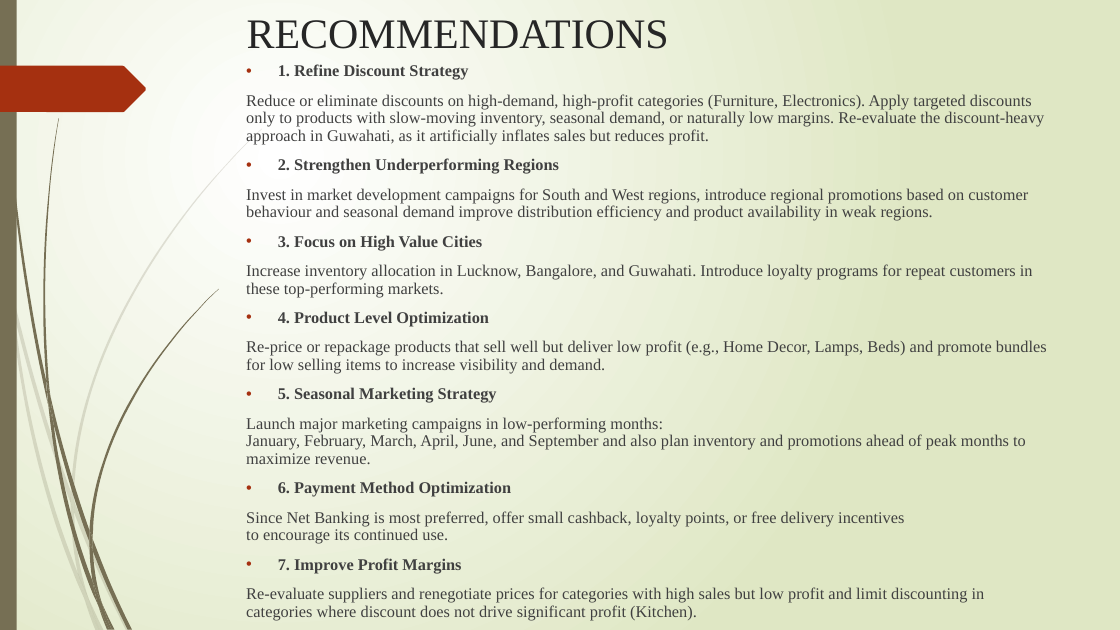
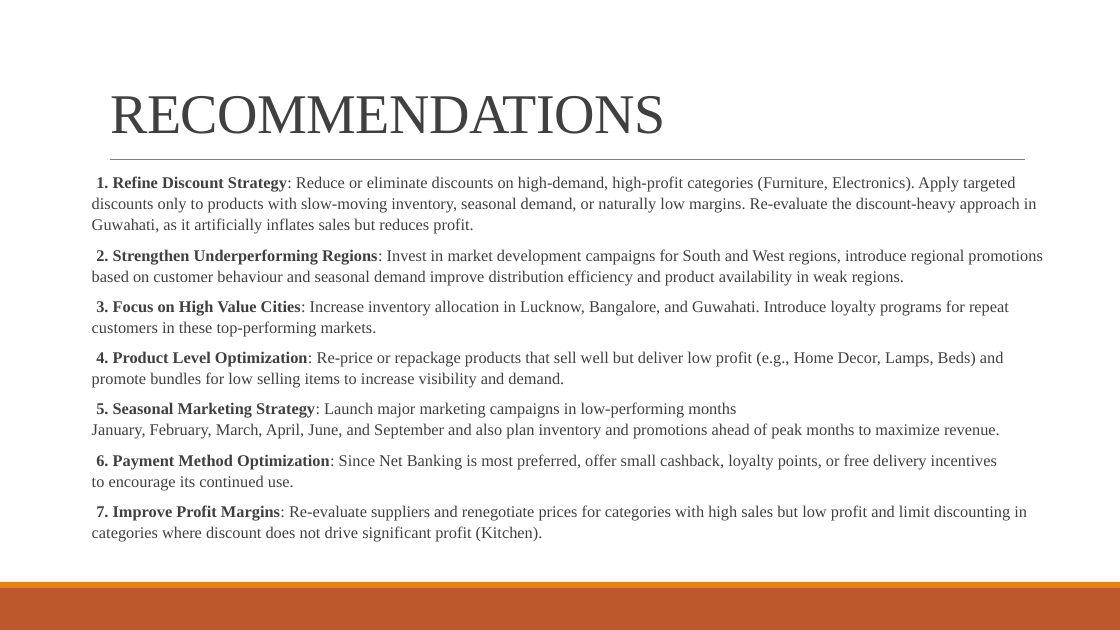
Before and after one commit to raphaelayerteyfloku1-bot/retail-sales-data-analysis, a slide deck: slide 26 of presentation.pptx (slide 22 before the commit). Drawn at 1120x630 pixels with LibreOffice and Linux fonts; fonts in the diff are those of the drawing. Boxes give left, top, right and bottom in pixels: in the first picture for what was removed or moved away, otherwise in the second. Text is boxed around its words. In the diff, an @@ line names an element or a change of style, - is before the commit and + after.

```diff
--- a/presentation.pptx
+++ b/presentation.pptx
@@ background gradient #FFFFFF to #DFE8C4 to #FFFFFF @@
@@ rectangle removed at <box>0,0,17,630</box> @@
@@ freeform shape removed at <box>0,66,146,112</box> @@
@@ title "RECOMMENDATIONS": place and size @@
-title "RECOMMENDATIONS" at <box>247,20,669,49</box>
+title "RECOMMENDATIONS" at <box>110,96,665,134</box>
@@ title "RECOMMENDATIONS" at <box>110,96,665,134</box>: size 36 to 48 pt, text colour #262626 to #404040, letter spacing 0 to -0.5 pt; line spacing 1 to 0.85; vertical alignment top to bottom @@
@@ text at <box>92,176,1042,542</box>: text changed @@
-• 1. Refine Discount Strategy
-Reduce or eliminate discounts on high-demand, high-profit categories (Furniture, Electronics). Apply targeted discounts only to products with slow-moving inventory, seasonal demand, or naturally low margins. Re-evaluate the discount-heavy approach in Guwahati, as it artificially inflates sales but reduces profit.
-• 2. Strengthen Underperforming Regions
-Invest in market development campaigns for South and West regions, introduce regional promotions based on customer behaviour and seasonal demand improve distribution efficiency and product availability in weak regions.
-• 3. Focus on High Value Cities
-Increase inventory allocation in Lucknow, Bangalore, and Guwahati. Introduce loyalty programs for repeat customers in these top-performing markets.
-• 4. Product Level Optimization
-Re-price or repackage products that sell well but deliver low profit (e.g., Home Decor, Lamps, Beds) and promote bundles for low selling items to increase visibility and demand.
-• 5. Seasonal Marketing Strategy
-Launch major marketing campaigns in low-performing months:
-January, February, March, April, June, and September and also plan inventory and promotions ahead of peak months to maximize revenue.
-• 6. Payment Method Optimization
-Since Net Banking is most preferred, offer small cashback, loyalty points, or free delivery incentives
-to encourage its continued use.
-• 7. Improve Profit Margins
-Re-evaluate suppliers and renegotiate prices for categories with high sales but low profit and limit discounting in categories where discount does not drive significant profit (Kitchen).
+  1. Refine Discount Strategy: Reduce or eliminate discounts on high-demand, high-profit categories (Furniture, Electronics). Apply targeted discounts only to products with slow-moving inventory, seasonal demand, or naturally low margins. Re-evaluate the discount-heavy approach in Guwahati, as it artificially inflates sales but reduces profit.
+  2. Strengthen Underperforming Regions: Invest in market development campaigns for South and West regions, introduce regional promotions based on customer behaviour and seasonal demand improve distribution efficiency and product availability in weak regions.
+  3. Focus on High Value Cities: Increase inventory allocation in Lucknow, Bangalore, and Guwahati. Introduce loyalty programs for repeat customers in these top-performing markets.
+  4. Product Level Optimization: Re-price or repackage products that sell well but deliver low profit (e.g., Home Decor, Lamps, Beds) and promote bundles for low selling items to increase visibility and demand.
+  5. Seasonal Marketing Strategy: Launch major marketing campaigns in low-performing months
+  January, February, March, April, June, and September and also plan inventory and promotions ahead of peak months to maximize revenue.
+  6. Payment Method Optimization: Since Net Banking is most preferred, offer small cashback, loyalty points, or free delivery incentives
+  to encourage its continued use.
+  7. Improve Profit Margins: Re-evaluate suppliers and renegotiate prices for categories with high sales but low profit and limit discounting in categories where discount does not drive significant profit (Kitchen).
@@ line added from (110, 160) to (1026, 160), #808080 0.5 pt @@
@@ rectangle added at <box>0,588,1120,630</box>, fill #BD582C @@
@@ rectangle added at <box>0,582,1120,588</box>, fill #E48312 @@
@@ group removed at <box>0,129,262,630</box>: 10 freeform shapes @@
@@ group removed at <box>3,0,218,630</box>: 12 freeform shapes @@
```
Also in this commit, not shown: 20 other slides changed, 6 slides added, 2 slides removed.
